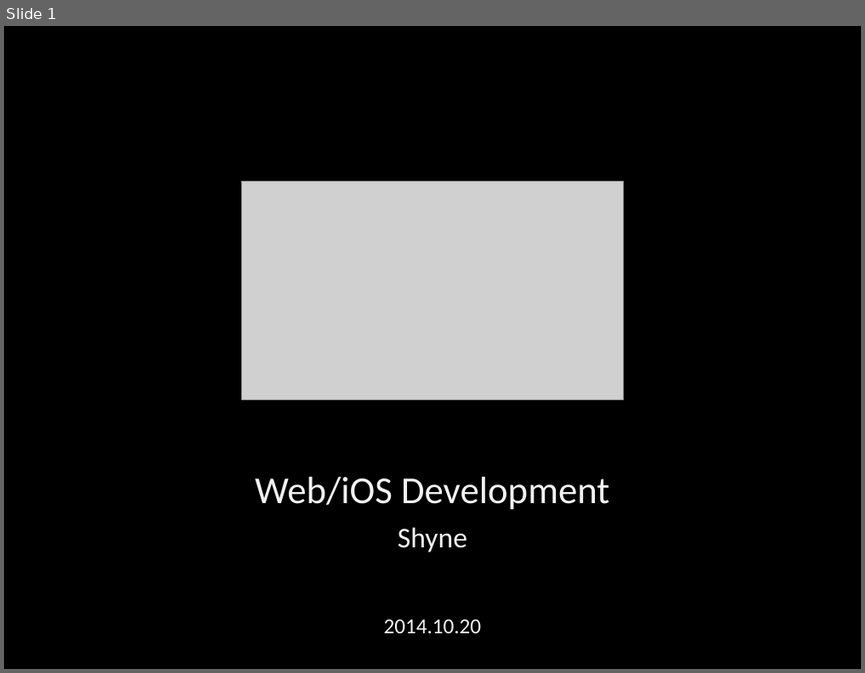
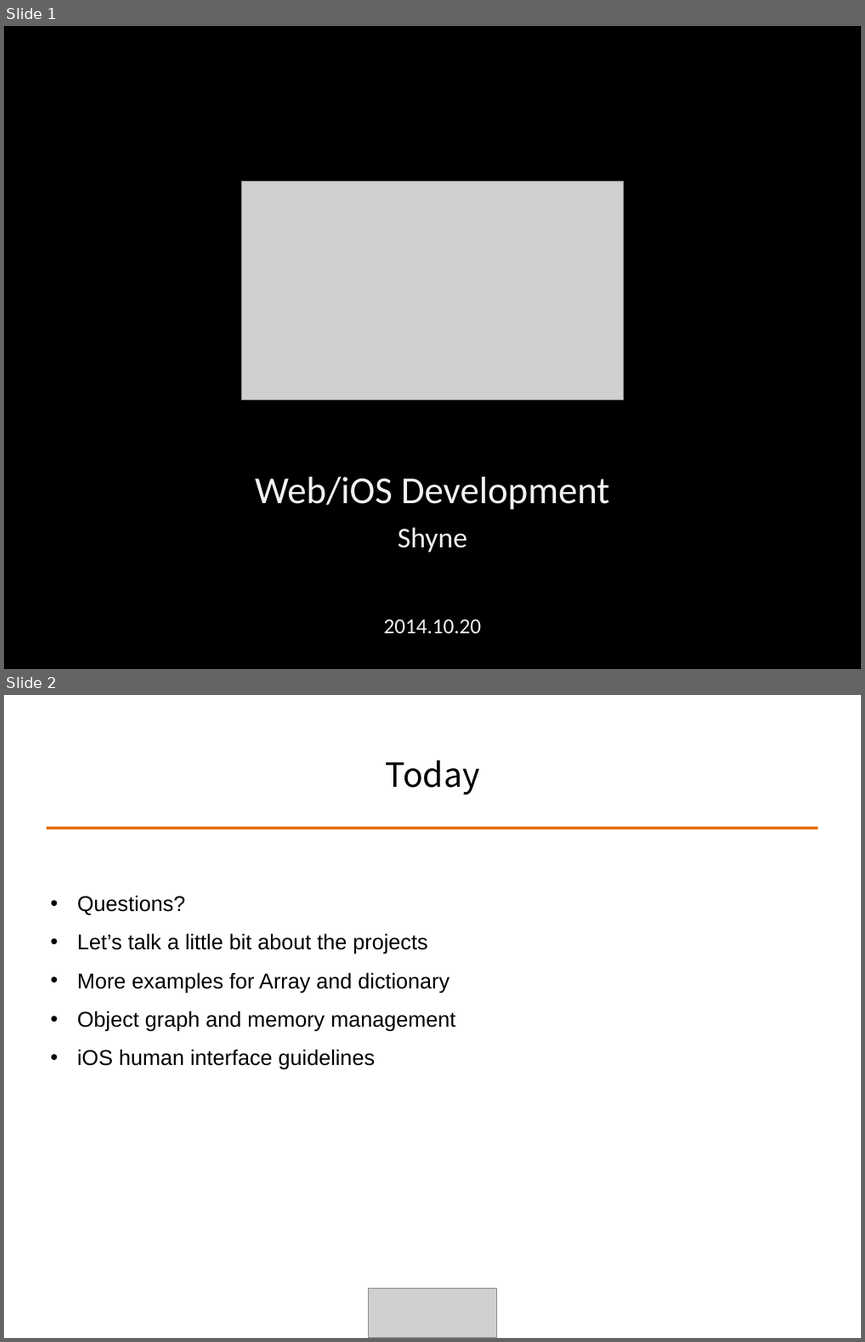
Before and after one commit to ALPHACamp/Camp-3-iOS-Dev, a slide deck: Class presentation/Week3 - Shyne/10-20-2014.ppt. Shown one above the other, each under a label of ours: slide 1 before the commit, slides 1 and 2 after it. The pictures are 865x673 and 865x1342 pixels, drawn with LibreOffice and Linux fonts; fonts in the diff are those of the drawing; grey boxes stand for pictures. Boxes give left, top, right and bottom in pixels: in the first picture for what was removed or moved away, otherwise in the second. Text is boxed around its words. In the diff, an @@ line names an element or a change of style, - is before the commit and + after.

```diff
--- a/Class presentation/Week3 - Shyne/10-20-2014.ppt
+++ b/Class presentation/Week3 - Shyne/10-20-2014.ppt
@@ slide 2 added at [4,695,861,1338], background #FFFFFF @@
@@ title added at [386,760,480,794], 28 pt, text #000000 @@
+Today
@@ line added from (46, 828) to (818, 828), #E46C0A 2.49 pt @@
@@ text added at [77,895,455,1070], 18 pt, text #000000 @@
+• Questions?
+• Let’s talk a little bit about the projects
+• More examples for Array and dictionary
+• Object graph and memory management
+• iOS human interface guidelines
@@ picture added at [368,1288,497,1338] @@
```
Also in this commit, not shown: 37 other slides added, 7 slides removed, 3 other files.
